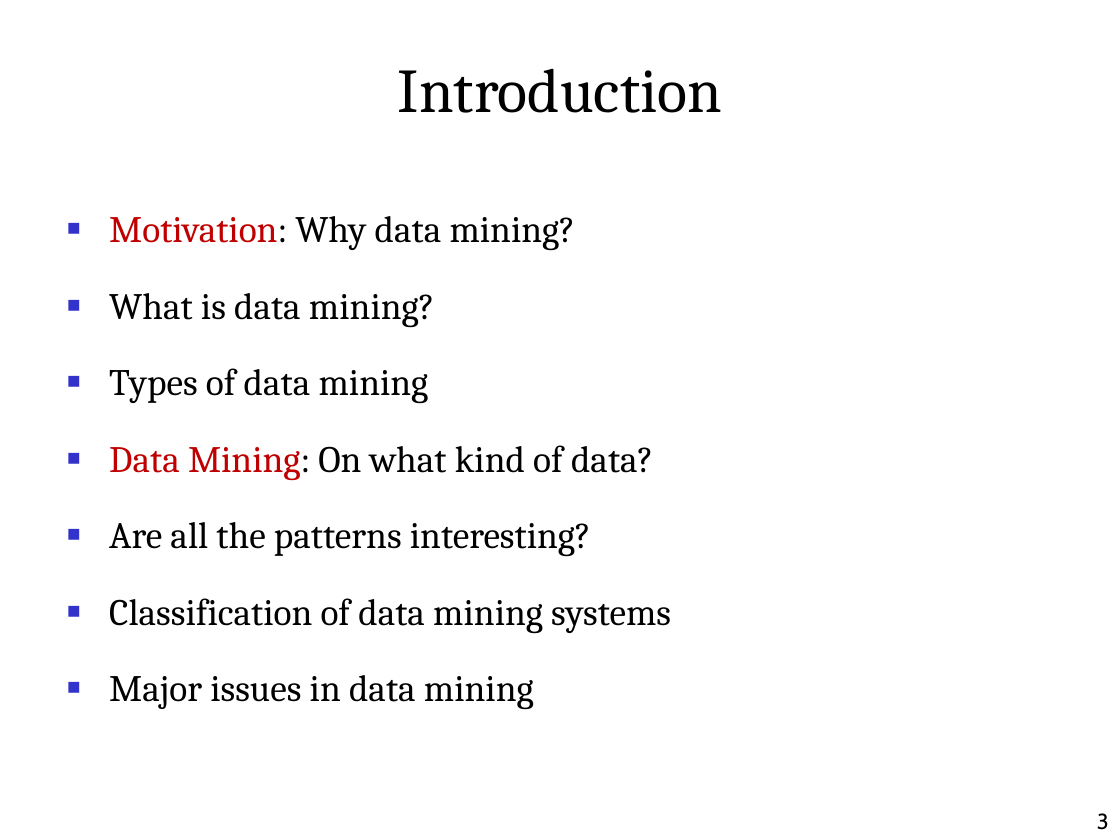
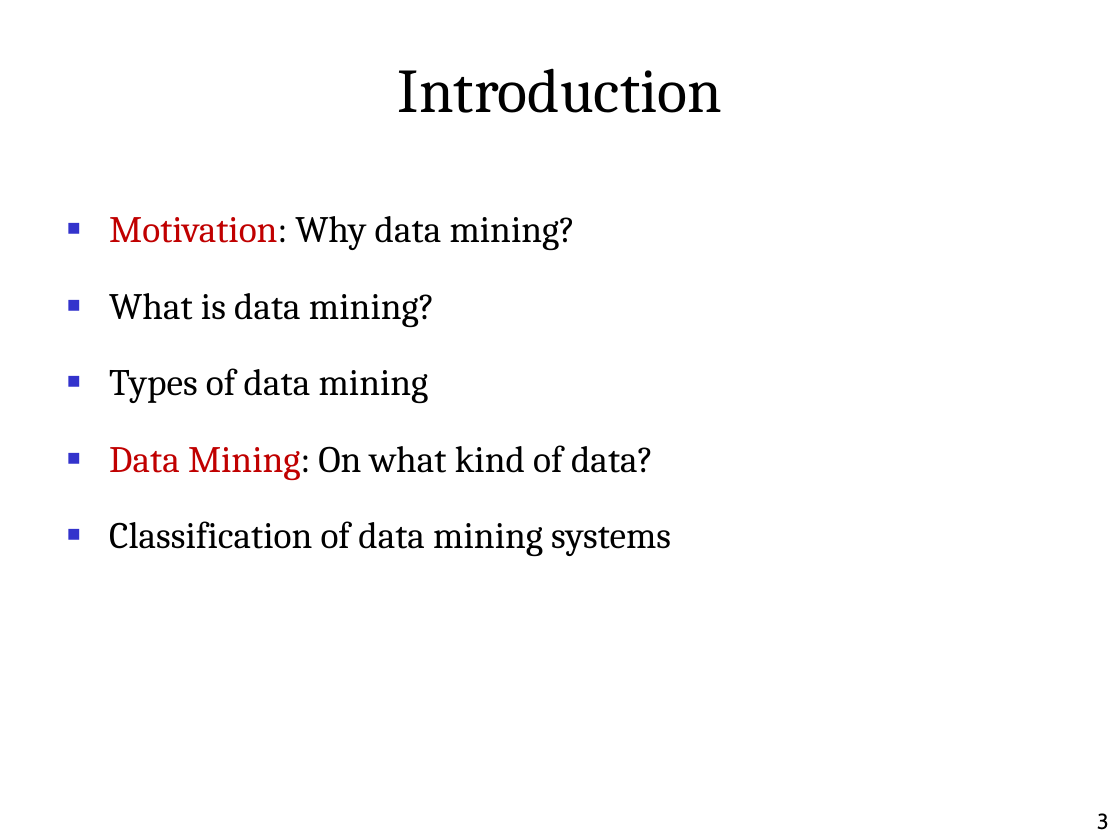
Before and after one commit to alaagamal98/web-based-his, a slide deck: slide 3 of Presentation/Data Mining.ppt. Drawn at 1120x840 pixels with LibreOffice and Linux fonts; fonts in the diff are those of the drawing; background and template pictures are left out. Boxes give left, top, right and bottom in pixels: in the first picture for what was removed or moved away, otherwise in the second. Text is boxed around its words. In the diff, an @@ line names an element or a change of style, - is before the commit and + after.

```diff
--- a/Presentation/Data Mining.ppt
+++ b/Presentation/Data Mining.ppt
@@ text at <box>109,522,591,557</box>: paragraph removed @@
-■ Are all the patterns interesting?
@@ text at <box>109,675,534,710</box>: paragraph removed @@
-■ Major issues in data mining
```
Also in this commit, not shown: 12 other slides changed, 1 slide added, 1 slide removed, 4 other files.
